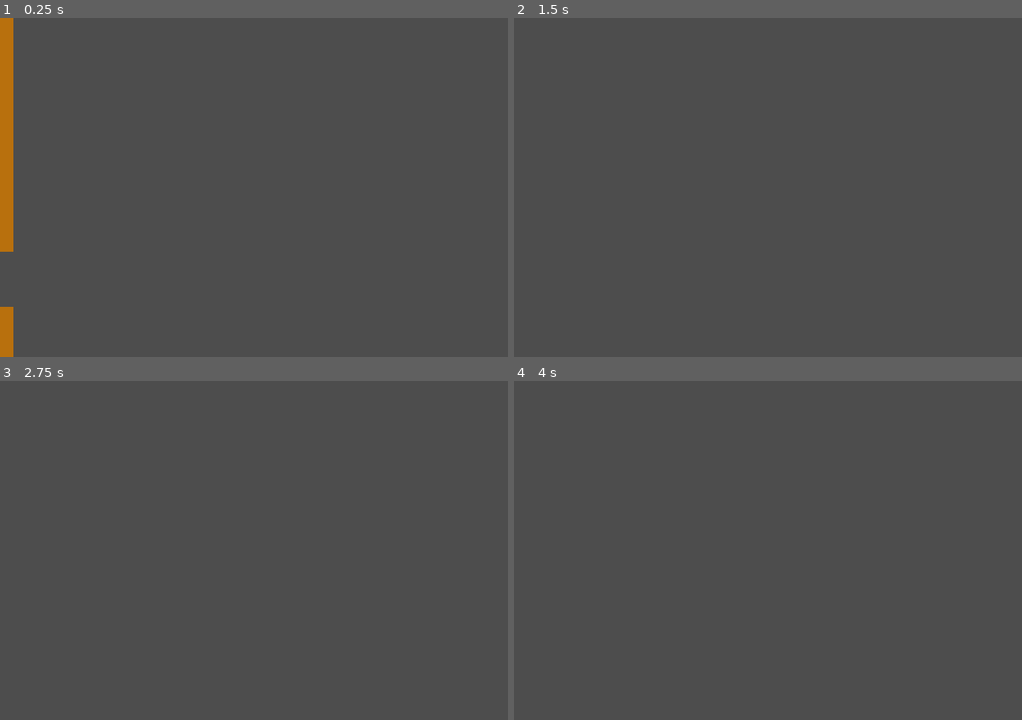
Above: before the commit, frames 1-4 (two rows, left to right).
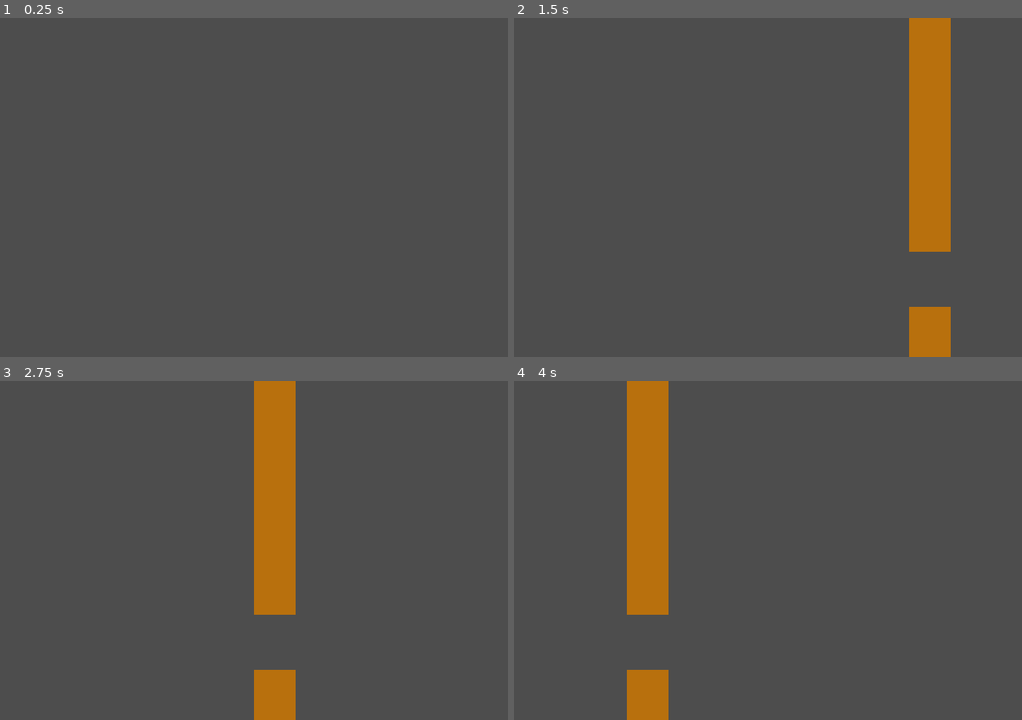
Above: after the commit, the same moments.

Repository: KreaeTerra/Proppy-Plane
Game: Godot game, scene res://scenes/pillars.tscn
Two runs of this game, one before a commit and one after it. Both use one fixed random seed, a clock stepped at 60 frames per second and the inputs below. This scene is started directly instead of the project's main scene.
Inputs:
- Up to frame 1 (0.25 s): no input
- Up to frame 2 (1.5 s): hold Right (ui_right) 0.53-1.28 s; hold Left (ui_left) from 1.28 s (still down)
- Up to frame 3 (2.75 s): release Left (ui_left) at 2.03 s; hold Right (ui_right) from 2.03 s (still down)
- Up to frame 4 (4 s): release Right (ui_right) at 2.78 s; hold Up (ui_up) 2.78-3.53 s; hold Left (ui_left) from 3.53 s (still down)

The runs differ from the first frame. In frame 1, 2.2% of the frame differs, in the area x 0-3%, y 0-100%; in frame 2, 6.9%, in the area x 77-86%, y 0-100%; in frame 3, 6.9%; in frame 4, 6.9%.

Commit message:
Set the pillar position far to the right outside the screen on _ready

Diff:
--- a/scripts/pillars.gd
+++ b/scripts/pillars.gd
@@ -6,6 +6,7 @@
 
 func _ready():
 	randomize()
+	position.x = 800
 	lower_pillar.position.y += randi() % 150
 	position.y = randi() % 300
 	velocity.x = speed
